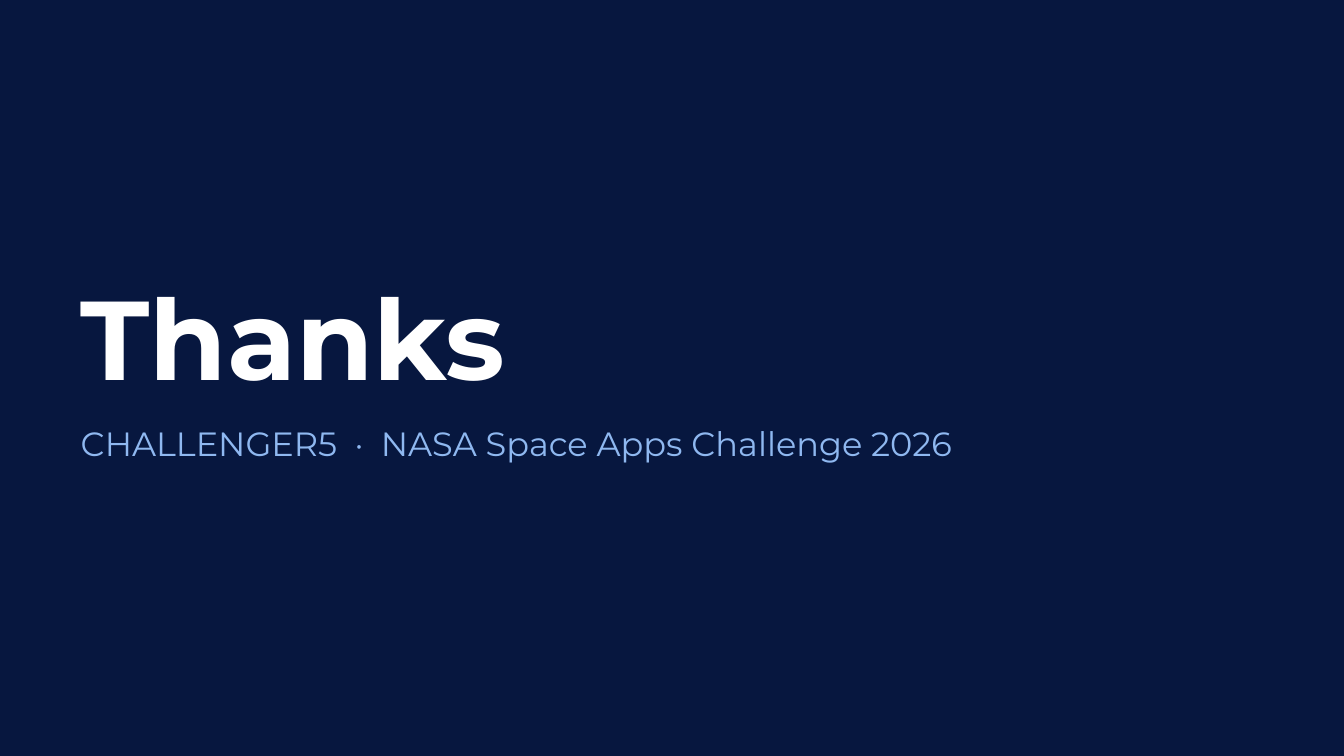
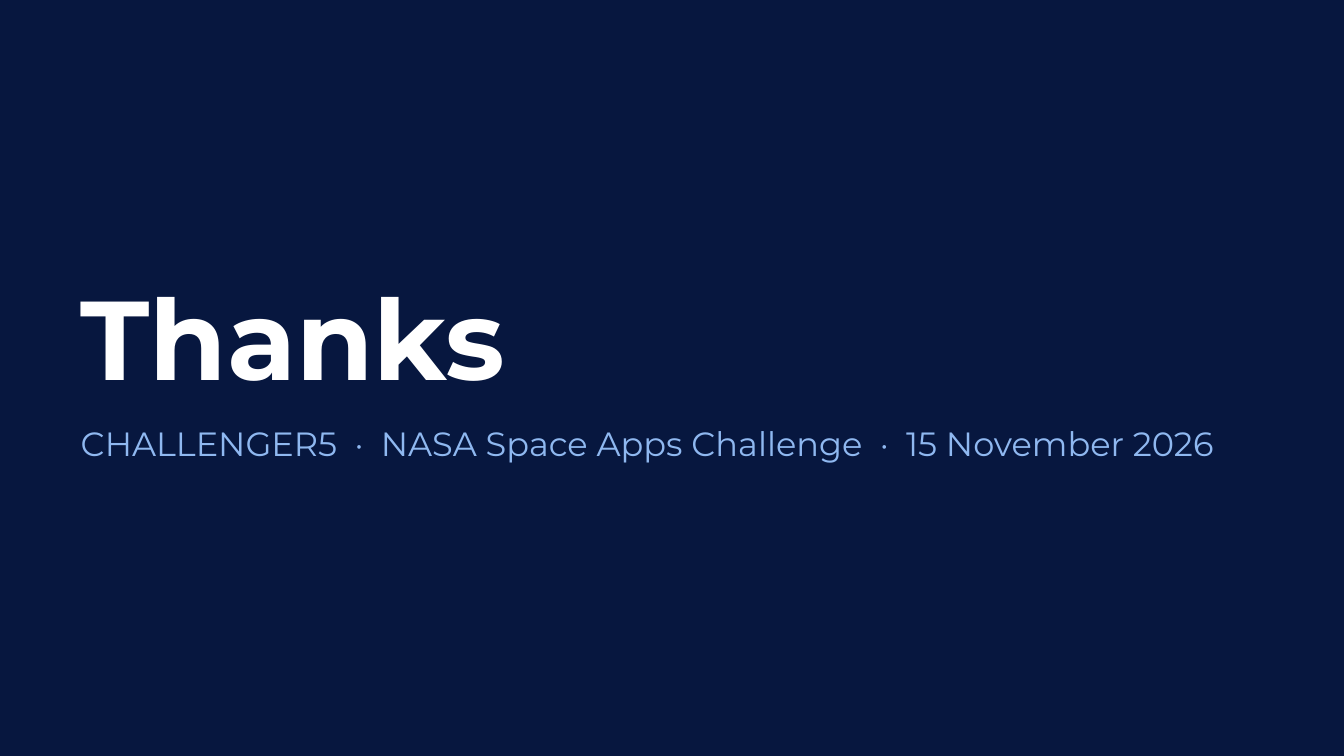
Before and after one commit to ngydc/sac-challenger5, a slide deck: slide 7 of docs/submission/CHALLENGER5_pitch.pptx. Drawn at 1344x756 pixels with LibreOffice and Linux fonts; fonts in the diff are those of the drawing; background and template pictures are left out. Boxes give left, top, right and bottom in pixels: in the first picture for what was removed or moved away, otherwise in the second. Text is boxed around its words. In the diff, an @@ line names an element or a change of style, - is before the commit and + after.

```diff
--- a/docs/submission/CHALLENGER5_pitch.pptx
+++ b/docs/submission/CHALLENGER5_pitch.pptx
@@ text at [81, 431, 1214, 463]: text changed @@
-CHALLENGER5 · NASA Space Apps Challenge 2026
+CHALLENGER5 · NASA Space Apps Challenge · 15 November 2026
```
Also in this commit, not shown: 6 other slides changed.
